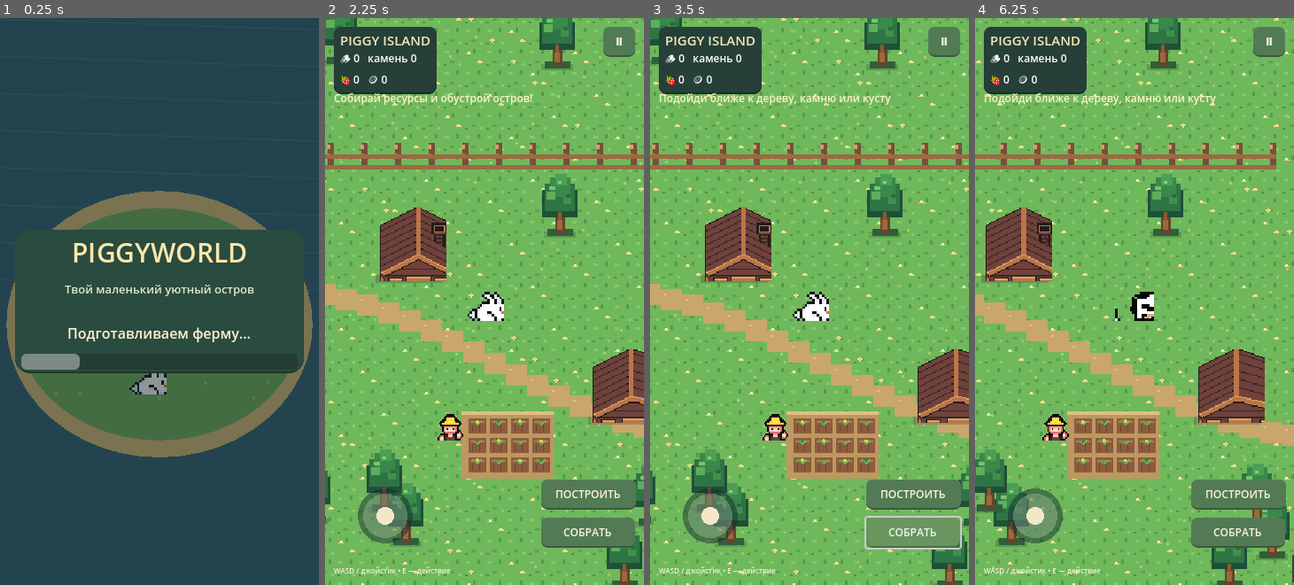
Above: before the commit, frames 1-4 (left to right).
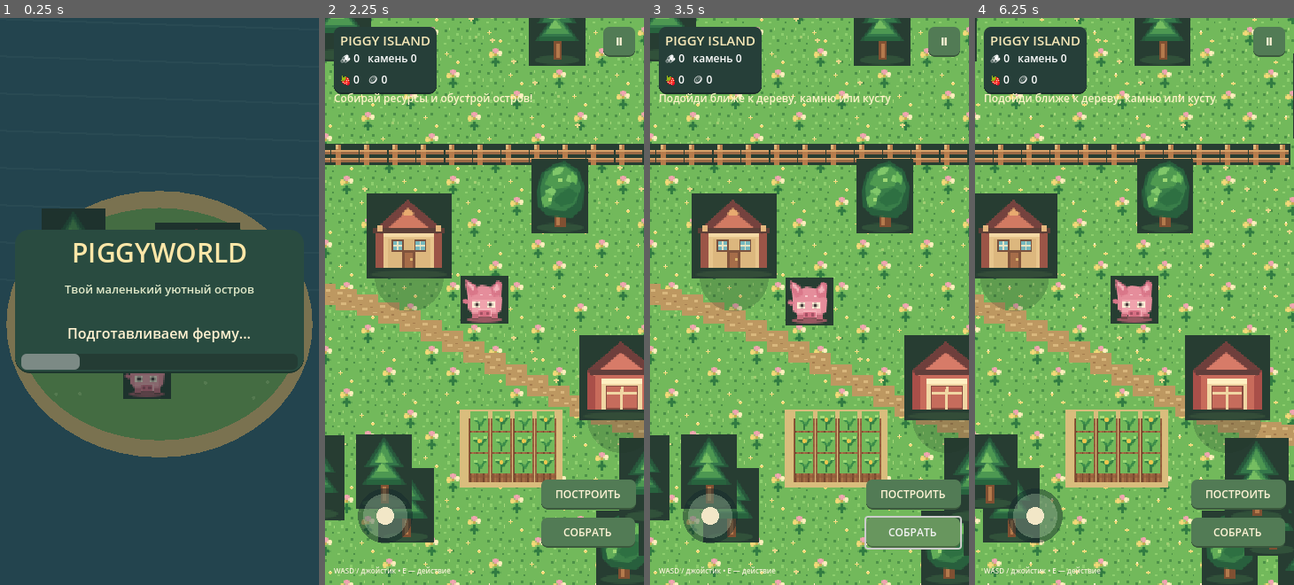
Above: after the commit, the same moments.

Repository: ygydygy228/PiggyWorld
Game: Godot game, scene res://main.tscn
The game is run twice, just before and just after one commit, with the same random seed, the same clock (stepped at 60 frames per second) and the same inputs.
Inputs (mouse positions are in pixels of both pictures, inside the frame that each line leads up to):
- Up to frame 1 (0.25 s): no input
- Up to frame 2 (2.25 s): tap Enter at 0.5 s; move the mouse to (554, 273) at 0.52 s; hold D (move_right) 0.53-1.25 s; tap E at 0.6 s; click (554, 273) at 0.67 s; drag from (420, 329) to (468, 414) at 1.27 s; click "НОВАЯ ИГРА" at 2 s
- Up to frame 3 (3.5 s): click "СОБРАТЬ" at 2.75 s
- Up to frame 4 (6.25 s): click "ПОСТРОИТЬ" at 3.5 s; click "Ⅱ" at 4.25 s; click "ПРОДОЛЖИТЬ" at 5 s; move the mouse to (1166, 176) at 5.77 s; hold D (move_right) from 5.78 s (still down); tap E at 5.85 s

The runs differ from the first frame. In frame 1, 1.7% of the frame differs, in the area x 13-76%, y 33-68%; in frame 2, 35%; in frame 3, 35%; in frame 4, 37%, in the area x 0-100%, y 0-100%.

Commit message:
Rebuild PiggyWorld visuals with a cohesive custom pixel-art atlas

Diff:
--- a/game.gd
+++ b/game.gd
@@ -24,10 +24,6 @@
 var action_button: Button
 var save_timer: float = 0.0
 var atlas_texture: Texture2D
-var player_texture: Texture2D
-var animals_texture: Texture2D
-var houses_texture: Texture2D
-var tiles_texture: Texture2D
 var game_state: String = "loading"
 var game_ui_layer: CanvasLayer
 var menu_layer: CanvasLayer
@@ -35,11 +31,7 @@
 
 func _ready() -> void:
     _configure_pixel_view()
-    atlas_texture = load("res://assets/farm_atlas.svg") as Texture2D
-    player_texture = load("res://assets/player.png") as Texture2D
-    animals_texture = load("res://assets/animals.png") as Texture2D
-    houses_texture = load("res://assets/houses_furnitures.png") as Texture2D
-    tiles_texture = load("res://assets/tileset.png") as Texture2D
+    atlas_texture = load("res://assets/piggyworld_atlas.svg") as Texture2D
     _load_game()
     if world_objects.is_empty():
         _generate_world()
@@ -148,7 +140,7 @@
                     var greens: Array[Color] = [Color("#65ad55"), Color("#6db65b"), Color("#5fa44e"), Color("#74ba60"), Color("#68ae55")]
                     color = greens[variation]
                 if atlas_texture != null:
-                    var source_x: int = 32 if distance > 0.965 else (16 if variation == 0 else 0)
+                    var source_x: int = 32 if distance > 0.965 else (240 if variation == 4 else (16 if variation == 1 else 0))
                     draw_texture_rect_region(atlas_texture, Rect2(screen, Vector2(TILE + 1, TILE + 1)), Rect2(Vector2(source_x, 0), Vector2(16, 16)))
                 else:
                     draw_rect(Rect2(screen, Vector2(TILE + 1, TILE + 1)), color)
@@ -172,9 +164,6 @@
             "house":
                 _draw_house(screen_pos, int(item["variant"]))
     _draw_pig(view_size * 0.5)
-    var farmer_screen: Vector2 = Vector2(-42, 145) - camera_offset
-    if farmer_screen.x > -40 and farmer_screen.x < view_size.x + 40 and farmer_screen.y > -40 and farmer_screen.y < view_size.y + 40:
-        _draw_farmer(farmer_screen)
     _draw_joystick()
 
 func _draw_water(camera_offset: Vector2) -> void:
@@ -206,143 +195,80 @@
     for x in range(-34, 35):
         var world_x: float = float(x) * 24.0
         var world_y: float = sin(world_x / 155.0) * 82.0 + 58.0
-        var screen: Vector2 = Vector2(world_x, world_y) - camera_offset
+        var screen := Vector2(world_x, world_y) - camera_offset
         if screen.x > -24 and screen.x < view_size.x + 24 and screen.y > -24 and screen.y < view_size.y + 24:
-            draw_rect(Rect2(screen, Vector2(24, 24)), Color("#c9a66b"))
-            draw_rect(Rect2(screen + Vector2(4, 5), Vector2(3, 2)), Color("#e0c18a"))
+            if atlas_texture != null:
+                draw_texture_rect_region(atlas_texture, Rect2(screen, Vector2(24, 24)), Rect2(Vector2(48, 0), Vector2(16, 16)))
+            else:
+                draw_rect(Rect2(screen, Vector2(24, 24)), Color("#bd9861"))
 
 func _draw_tree(p: Vector2, variant: int) -> void:
-    draw_rect(Rect2(p + Vector2(-18, 8), Vector2(36, 7)), Color(0.12, 0.24, 0.16, 0.24))
-    draw_rect(Rect2(p + Vector2(-14, 5), Vector2(29, 8)), Color("#315e3b"))
-    draw_rect(Rect2(p + Vector2(-5, -15), Vector2(11, 25)), Color("#684329"))
-    draw_rect(Rect2(p + Vector2(-20, -39), Vector2(40, 31)), Color("#204f37"))
-    draw_rect(Rect2(p + Vector2(-17, -46), Vector2(34, 31)), Color("#2e7545"))
-    draw_rect(Rect2(p + Vector2(-11, -53), Vector2(23, 22)), Color("#39894b"))
-    draw_rect(Rect2(p + Vector2(-5, -57), Vector2(13, 13)), Color("#4d9e55"))
-    draw_rect(Rect2(p + Vector2(-15, -37), Vector2(10, 9)), Color("#60ad5c"))
-    draw_rect(Rect2(p + Vector2(4, -31), Vector2(9, 8)), Color("#438f4c"))
-    draw_rect(Rect2(p + Vector2(-2, -14), Vector2(4, 13)), Color("#8c5a32"))
-    if variant % 2 == 0:
-        draw_rect(Rect2(p + Vector2(5, -22), Vector2(6, 5)), Color("#74b95d"))
-    draw_rect(Rect2(p + Vector2(-12, -43), Vector2(7, 4)), Color("#79c46b"))
-    draw_rect(Rect2(p + Vector2(7, -34), Vector2(5, 4)), Color("#276c40"))
-    draw_rect(Rect2(p + Vector2(-2, -49), Vector2(4, 3)), Color("#8bd078"))
-    draw_rect(Rect2(p + Vector2(-3, -5), Vector2(6, 11)), Color("#9b6840"))
+    if atlas_texture != null:
+        var source := Rect2(Vector2(48, 40), Vector2(48, 64)) if variant % 3 == 0 else Rect2(Vector2(0, 40), Vector2(48, 64))
+        var scale := 1.0 if variant % 2 == 0 else 0.88
+        var size := Vector2(72, 96) * scale
+        draw_texture_rect_region(atlas_texture, Rect2(p + Vector2(-size.x * 0.5, -size.y + 10), size), source)
+        return
+    draw_rect(Rect2(p + Vector2(-12, -28), Vector2(24, 34)), Color("#397e49"))
 
 func _draw_rock(p: Vector2, variant: int) -> void:
-    draw_rect(Rect2(p + Vector2(-17, 7), Vector2(35, 6)), Color(0.12, 0.2, 0.18, 0.24))
-    draw_rect(Rect2(p + Vector2(-14, 0), Vector2(29, 11)), Color("#586d68"))
-    draw_rect(Rect2(p + Vector2(-12, -7), Vector2(25, 13)), Color("#788f87"))
-    draw_rect(Rect2(p + Vector2(-7, -13), Vector2(17, 12)), Color("#9eafa3"))
-    draw_rect(Rect2(p + Vector2(-3, -15), Vector2(8, 5)), Color("#d0d8c8"))
-    draw_rect(Rect2(p + Vector2(-9, -3), Vector2(5, 3)), Color("#b6c5b7"))
-    if variant % 2 == 0:
-        draw_rect(Rect2(p + Vector2(3, -4), Vector2(4, 3)), Color("#d0d6c8"))
-    draw_rect(Rect2(p + Vector2(-8, -8), Vector2(4, 2)), Color("#e4e8dc"))
-    draw_rect(Rect2(p + Vector2(7, 1), Vector2(4, 2)), Color("#52645f"))
+    if atlas_texture != null:
+        var size := Vector2(36, 36) if variant % 2 == 0 else Vector2(30, 30)
+        draw_texture_rect_region(atlas_texture, Rect2(p + Vector2(-size.x * 0.5, -size.y + 5), size), Rect2(Vector2(128, 40), Vector2(24, 24)))
+        return
+    draw_rect(Rect2(p + Vector2(-14, -12), Vector2(28, 20)), Color("#91a69a"))
 
 func _draw_bush(p: Vector2) -> void:
-    draw_rect(Rect2(p + Vector2(-15, 6), Vector2(31, 5)), Color(0.12, 0.22, 0.14, 0.22))
-    draw_rect(Rect2(p + Vector2(-12, -3), Vector2(25, 10)), Color("#347844"))
-    draw_rect(Rect2(p + Vector2(-9, -10), Vector2(19, 13)), Color("#4b9b50"))
-    for berry in [Vector2(-5, -5), Vector2(4, -7), Vector2(7, 0)]:
-        draw_rect(Rect2(p + berry, Vector2(3, 3)), Color("#d94f69"))
-        draw_rect(Rect2(p + berry, Vector2(1, 1)), Color("#ff9a9e"))
-    draw_rect(Rect2(p + Vector2(-3, -12), Vector2(8, 3)), Color("#76b95a"))
+    if atlas_texture != null:
+        draw_texture_rect_region(atlas_texture, Rect2(p + Vector2(-24, -28), Vector2(48, 42)), Rect2(Vector2(96, 40), Vector2(32, 28)))
+        return
+    draw_rect(Rect2(p + Vector2(-12, -10), Vector2(24, 18)), Color("#4a9b50"))
 
 func _draw_house(p: Vector2, variant: int) -> void:
-    if houses_texture != null:
-        draw_rect(Rect2(p + Vector2(-38, 25), Vector2(76, 9)), Color(0.12, 0.2, 0.14, 0.24))
-        var house_source := Rect2(Vector2(0, 16), Vector2(64, 64)) if variant == 0 else Rect2(Vector2(0, 112), Vector2(64, 64))
-        draw_texture_rect_region(houses_texture, Rect2(p + Vector2(-42, -52), Vector2(84, 84)), house_source)
-        return
-    draw_rect(Rect2(p + Vector2(-33, 19), Vector2(66, 8)), Color(0.12, 0.2, 0.14, 0.24))
-    var wall: Color = Color("#e8c58a") if variant == 0 else Color("#d98f78")
-    draw_rect(Rect2(p + Vector2(-28, -12), Vector2(56, 34)), Color("#65412f"))
-    draw_rect(Rect2(p + Vector2(-25, -19), Vector2(50, 34)), wall)
-    draw_rect(Rect2(p + Vector2(-30, -28), Vector2(60, 15)), Color("#733c3d"))
-    draw_rect(Rect2(p + Vector2(-25, -34), Vector2(50, 12)), Color("#a74e49"))
-    draw_rect(Rect2(p + Vector2(-18, -31), Vector2(36, 5)), Color("#d17a62"))
-    draw_rect(Rect2(p + Vector2(-23, 9), Vector2(46, 3)), Color("#f1d29a"))
-    draw_rect(Rect2(p + Vector2(-5, -7), Vector2(10, 15)), Color("#80523b"))
-    draw_rect(Rect2(p + Vector2(-17, -11), Vector2(8, 8)), Color("#83c7d2"))
-    draw_rect(Rect2(p + Vector2(9, -11), Vector2(8, 8)), Color("#83c7d2"))
-    draw_rect(Rect2(p + Vector2(-1, -6), Vector2(2, 2)), Color("#f5d77a"))
-    draw_rect(Rect2(p + Vector2(-25, -18), Vector2(4, 23)), Color("#f3d7a4"))
-    draw_rect(Rect2(p + Vector2(21, -18), Vector2(4, 23)), Color("#c98b6e"))
-    draw_rect(Rect2(p + Vector2(-18, -27), Vector2(9, 3)), Color("#df8a70"))
-    draw_rect(Rect2(p + Vector2(9, -27), Vector2(9, 3)), Color("#df8a70"))
-    draw_rect(Rect2(p + Vector2(-22, 3), Vector2(5, 3)), Color("#fff0c9"))
+    if atlas_texture != null:
+        draw_ellipse_shadow(p + Vector2(0, 27), Vector2(39, 7))
+        var source := Rect2(Vector2(64, 112), Vector2(64, 64)) if variant % 2 == 1 else Rect2(Vector2(0, 112), Vector2(64, 64))
+        draw_texture_rect_region(atlas_texture, Rect2(p + Vector2(-48, -67), Vector2(96, 96)), source)
+        return
+    draw_rect(Rect2(p + Vector2(-28, -19), Vector2(56, 42)), Color("#e7c58c"))
+
+func draw_ellipse_shadow(center: Vector2, size: Vector2) -> void:
+    draw_set_transform(center)
+    draw_circle(Vector2.ZERO, size.x, Color(0.12, 0.2, 0.14, 0.22))
+    draw_set_transform(Vector2.ZERO)
 
 func _draw_pig(center: Vector2) -> void:
-    if animals_texture != null:
-        var frame_x: float = 17.0 if move_vector.length() > 0.08 or move_target.x > -9000 else 0.0
-        draw_texture_rect_region(animals_texture, Rect2(center + Vector2(-22, -22), Vector2(44, 44)), Rect2(Vector2(frame_x, 0), Vector2(16, 16)))
-        return
-    var step: int = 1 if move_vector.length() > 0.08 or move_target.x > -9000 else 0
-    var leg_shift: int = int(sin(animation_time * 13.0) * 3.0) if step == 1 else 0
-    draw_rect(Rect2(center + Vector2(-16, 14), Vector2(32, 7)), Color("#355b3d"))
-    draw_rect(Rect2(center + Vector2(-11, -3), Vector2(24, 23)), Color("#c96f82"))
-    draw_rect(Rect2(center + Vector2(-12, -8), Vector2(25, 20)), Color("#e78e9f"))
-    draw_rect(Rect2(center + Vector2(-9, -16), Vector2(20, 17)), Color("#f6b0b9"))
-    draw_rect(Rect2(center + Vector2(-7, -4), Vector2(14, 15)), Color("#f2a3af"))
-    draw_rect(Rect2(center + Vector2(-10, -18), Vector2(7, 9)), Color("#ed8998"))
-    draw_rect(Rect2(center + Vector2(4, -18), Vector2(7, 9)), Color("#ed8998"))
-    draw_rect(Rect2(center + Vector2(-8, -12), Vector2(4, 5)), Color("#ffd0d0"))
-    draw_rect(Rect2(center + Vector2(6, -12), Vector2(4, 5)), Color("#ffd0d0"))
-    draw_rect(Rect2(center + Vector2(-6, -5), Vector2(14, 8)), Color("#f7c0c4"))
-    draw_rect(Rect2(center + Vector2(-11, 3), Vector2(4, 3)), Color("#d8798a"))
-    draw_rect(Rect2(center + Vector2(8, 3), Vector2(4, 3)), Color("#d8798a"))
-    draw_rect(Rect2(center + Vector2(-3, -2), Vector2(2, 3)), Color("#a94f68"))
-    draw_rect(Rect2(center + Vector2(4, -2), Vector2(2, 3)), Color("#a94f68"))
-    draw_rect(Rect2(center + Vector2(-7, 15 + leg_shift), Vector2(6, 5)), Color("#c96f82"))
-    draw_rect(Rect2(center + Vector2(3, 15 - leg_shift), Vector2(6, 5)), Color("#c96f82"))
-    draw_rect(Rect2(center + Vector2(-13, 2), Vector2(4, 4)), Color("#f4a7b1"))
-    draw_rect(Rect2(center + Vector2(-7, 7), Vector2(13, 2)), Color("#ffd1d1"))
-    draw_rect(Rect2(center + Vector2(-12, -4), Vector2(3, 3)), Color("#fff0d9"))
-    draw_rect(Rect2(center + Vector2(7, -4), Vector2(3, 3)), Color("#fff0d9"))
-    draw_rect(Rect2(center + Vector2(-15, 17 + leg_shift), Vector2(5, 3)), Color("#f1a0ad"))
-    draw_rect(Rect2(center + Vector2(5, 17 - leg_shift), Vector2(5, 3)), Color("#f1a0ad"))
-    draw_rect(Rect2(center + Vector2(11, 8), Vector2(5, 3)), Color("#d8798a"))
-    draw_rect(Rect2(center + Vector2(15, 6), Vector2(3, 3)), Color("#e78e9f"))
-
-
-func _draw_farmer(p: Vector2) -> void:
-    if player_texture == null:
-        return
-    var frame := Rect2(Vector2(0, 0), Vector2(21, 18))
-    draw_texture_rect_region(player_texture, Rect2(p + Vector2(-18, -24), Vector2(36, 36)), frame)
+    if atlas_texture != null:
+        var moving := move_vector.length() > 0.08 or move_target.x > -9000
+        var frame_x := 176.0 if moving and int(animation_time * 7.0) % 2 == 1 else 144.0
+        var bob := sin(animation_time * 12.0) * 1.5 if moving else sin(animation_time * 2.2) * 0.7
+        var destination := Rect2(center + Vector2(-27, -28 + bob), Vector2(54, 54))
+        draw_texture_rect_region(atlas_texture, destination, Rect2(Vector2(frame_x, 112), Vector2(32, 32)))
+        return
+    draw_rect(Rect2(center + Vector2(-14, -10), Vector2(28, 24)), Color("#e58d9b"))
 
 func _draw_farm_patch(camera_offset: Vector2) -> void:
     var origin := Vector2(-18, 132) - camera_offset
-    draw_rect(Rect2(origin + Vector2(-8, -8), Vector2(104, 76)), Color("#bd9861"))
-    draw_rect(Rect2(origin + Vector2(-8, -8), Vector2(104, 4)), Color("#e0bf83"))
+    draw_rect(Rect2(origin + Vector2(-10, -10), Vector2(116, 88)), Color("#d9bd7d"))
     for row in range(3):
         for col in range(4):
-            var cell := origin + Vector2(float(col) * 24.0, float(row) * 22.0)
-            draw_rect(Rect2(cell, Vector2(20, 17)), Color("#8d5b3d"))
-            draw_rect(Rect2(cell + Vector2(2, 3), Vector2(16, 2)), Color("#b77b4e"))
-            draw_line(cell + Vector2(5, 7), cell + Vector2(5, 15), Color("#70452f"), 1.0)
-            draw_line(cell + Vector2(13, 7), cell + Vector2(13, 15), Color("#70452f"), 1.0)
-            var grow := 4.0 + float((row + col) % 3) * 2.0
-            draw_line(cell + Vector2(10, 9), cell + Vector2(10, 9 - grow), Color("#367b43"), 2.0)
-            draw_line(cell + Vector2(10, 7), cell + Vector2(5, 4 - grow * 0.25), Color("#56a94e"), 2.0)
-            draw_line(cell + Vector2(10, 7), cell + Vector2(15, 4 - grow * 0.25), Color("#6abb56"), 2.0)
-            if (row + col) % 2 == 0:
-                draw_circle(cell + Vector2(10, 5 - grow * 0.25), 2.0, Color("#f2c75d"))
+            var cell := origin + Vector2(float(col) * 25.0, float(row) * 24.0)
+            if atlas_texture != null:
+                draw_texture_rect_region(atlas_texture, Rect2(cell, Vector2(24, 24)), Rect2(Vector2(80, 0), Vector2(16, 16)))
+                var crop_x := 96.0 if (row + col) % 2 == 0 else 112.0
+                draw_texture_rect_region(atlas_texture, Rect2(cell + Vector2(2, -8), Vector2(20, 22)), Rect2(Vector2(crop_x, 0), Vector2(16, 16)))
+            else:
+                draw_rect(Rect2(cell, Vector2(20, 17)), Color("#96613f"))
 
 func _draw_fence(camera_offset: Vector2) -> void:
-    for i in range(13):
-        var p := Vector2(-250.0 + float(i) * 38.0, -178.0) - camera_offset
-        if p.x < -20 or p.x > view_size.x + 20:
+    for i in range(15):
+        var p := Vector2(-270.0 + float(i) * 32.0, -178.0) - camera_offset
+        if p.x < -36 or p.x > view_size.x + 36:
             continue
-        draw_rect(Rect2(p + Vector2(-3, -1), Vector2(7, 25)), Color("#765038"))
-        draw_rect(Rect2(p + Vector2(-4, 1), Vector2(4, 5)), Color("#d4a16a"))
-        draw_rect(Rect2(p + Vector2(-4, 11), Vector2(4, 4)), Color("#b47a4d"))
-    var left := Vector2(-250, -166) - camera_offset
-    var right := Vector2(206, -166) - camera_offset
-    draw_rect(Rect2(left, Vector2(right.x - left.x + 4, 5)), Color("#9c6a43"))
-    draw_rect(Rect2(left + Vector2(0, 12), Vector2(right.x - left.x + 4, 5)), Color("#9c6a43"))
+        if atlas_texture != null:
+            draw_texture_rect_region(atlas_texture, Rect2(p, Vector2(48, 24)), Rect2(Vector2(208, 112), Vector2(32, 16)))
+        else:
+            draw_rect(Rect2(p, Vector2(32, 5)), Color("#9a6945"))
 
 func _draw_joystick() -> void:
     var base: Vector2 = Vector2(68, view_size.y - 78)
